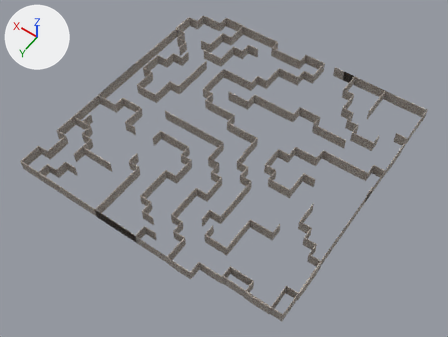
The glTF model src/models/mazegenerated.gltf: old version first, new version second.
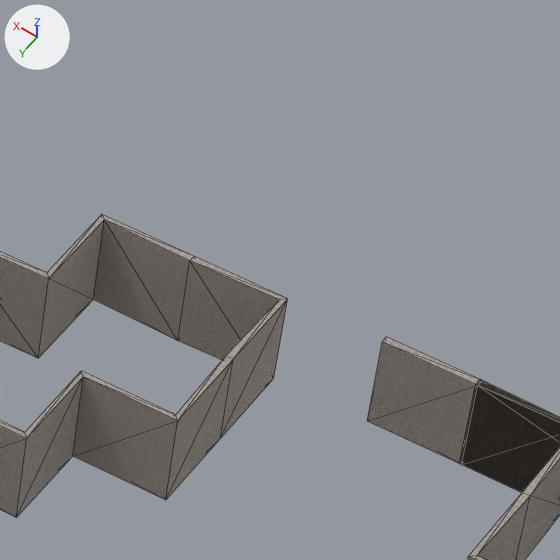
Each version is shown whole from a 50 mm lens placed at (-63.8, 86.4, 123.7), pointed at (-6.1, 5.6, -3.2), then close up on the part from 66% to 79% of the width and 10% to 27% of the height. Arrows for +X, +Y and +Z are at upper left; the lights stay in place. The close-ups show mesh edges as thin lines. Vertices at the same position are counted once.

Names of what the first close-up shows: 'Maze'.
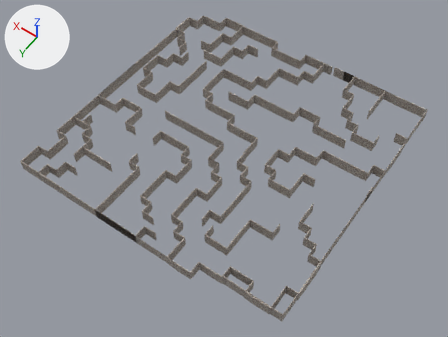
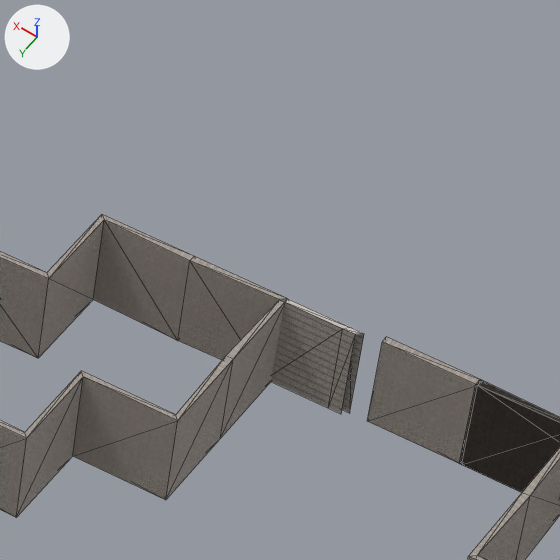
Patch to the scene script:
```diff
--- a/src/models/mazegenerated.gltf.py
+++ b/src/models/mazegenerated.gltf.py
@@ me_maze_006 @@
 # used by ob_maze; location = (0.0, 0.0, 0.0)
-me_maze_006.from_pydata(...)  # 1160 vertices, 2272 faces; spans x -41.8..33.7, y -38.1..37.4, z 0.0..3.1
+me_maze_006.from_pydata(...)  # 1168 vertices, 2284 faces; spans x -41.8..33.7, y -38.1..37.4, z 0.0..3.1
+# me_maze_006 part 1
+# 8 vertices are added at x -12.8..-12.2, y -37.8..-37.7, z 0.0..3.1
+# 12 new faces join them
 me_maze_006.materials.append(mat_stone_ground)
```

What differs and where, as boxes [x1, y1, x2, y2] in the close-ups (560 x 560 px):
part 1 of me_maze_006, added
    after: [271, 299, 364, 414]
